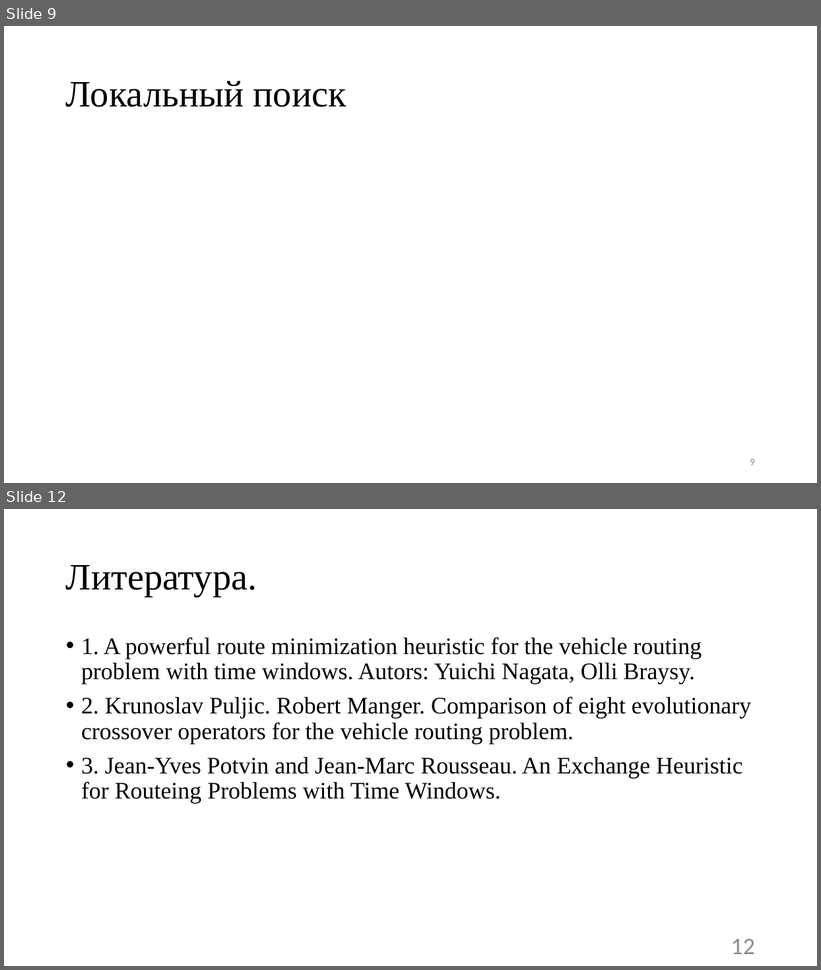
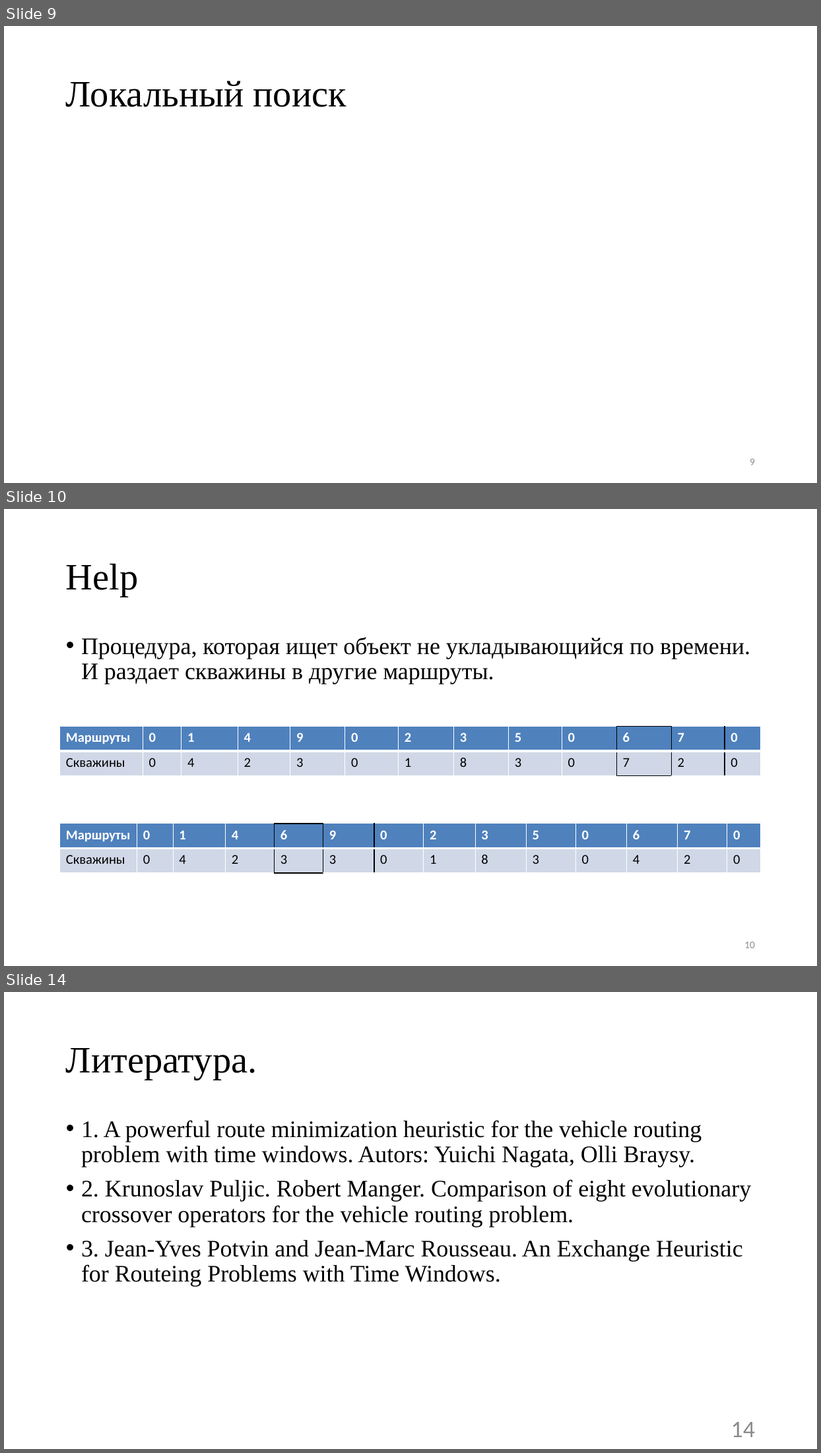
Before and after one commit to nikitka406/diplom, a slide deck: cpeck/diplom.pptx. Shown one above the other, each under a label of ours: slides 9 and 12 before the commit, slides 9, 10 and 14 after it; the slides between them are not shown. The pictures are 821x970 and 821x1453 pixels, drawn with LibreOffice and Linux fonts; fonts in the diff are those of the drawing; grey boxes stand for pictures. Boxes give left, top, right and bottom in pixels: in the first picture for what was removed or moved away, otherwise in the second. Text is boxed around its words. In the diff, an @@ line names an element or a change of style, - is before the commit and + after.

```diff
--- a/cpeck/diplom.pptx
+++ b/cpeck/diplom.pptx
@@ slide 10 added at (4, 509, 817, 966), background #FFFFFF @@
@@ title added at (66, 563, 139, 597), 44 pt, text #000000 @@
+Help
@@ text added at (81, 637, 750, 685), 28 pt, text #000000 @@
+• Процедура, которая ищет объект не укладывающийся по времени. И раздает скважины в другие маршруты.
@@ table added at (60, 727, 760, 776), 2 rows, 13 columns @@
+Маршруты | 0 | 1 | 4 | 9 | 0 | 2 | 3 | 5 | 0 | 6 | 7 | 0
+Скважины | 0 | 4 | 2 | 3 | 0 | 1 | 8 | 3 | 0 | 7 | 2 | 0
@@ table added at (60, 824, 762, 873), 2 rows, 14 columns @@
+Маршруты | 0 | 1 | 4 | 6 | 9 | 0 | 2 | 3 | 5 | 0 | 6 | 7 | 0
+Скважины | 0 | 4 | 2 | 3 | 3 | 0 | 1 | 8 | 3 | 0 | 4 | 2 | 0
@@ page number added at (745, 942, 755, 949), 12 pt, text #8C8C8C @@
+10
@@ what was slide 12 is now slide 14 @@
@@ page number at (731, 1422, 755, 1438): text changed @@
-12
+14
```
Also in this commit, not shown: 2 slides changed, 2 other slides added, 1 slide removed, 6 other files.
